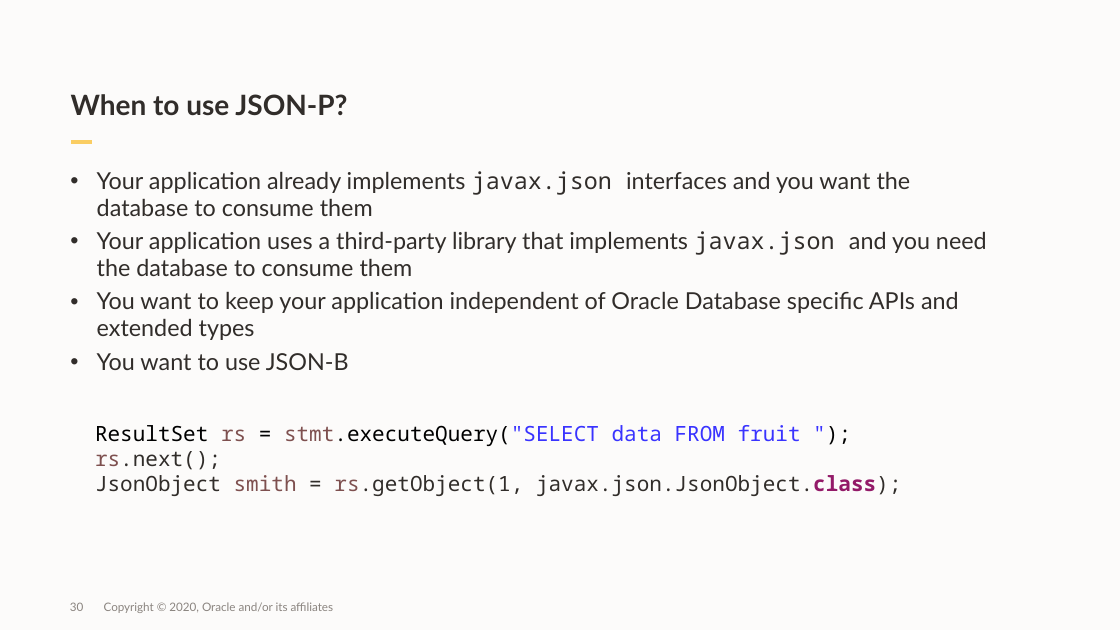
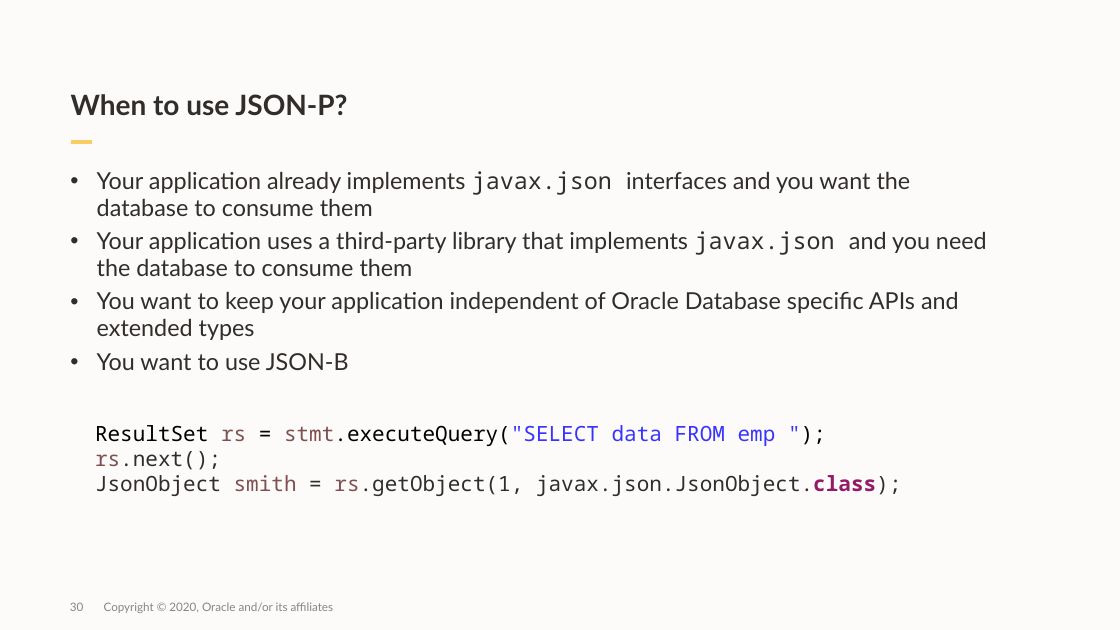
Before and after one commit to oracle/json-in-db, a slide deck: slide 30 of Presentations/jdbc-json.pptx. Drawn at 1120x630 pixels with LibreOffice and Linux fonts; fonts in the diff are those of the drawing; background and template pictures are left out. Boxes give left, top, right and bottom in pixels: in the first picture for what was removed or moved away, otherwise in the second. Text is boxed around its words. In the diff, an @@ line names an element or a change of style, - is before the commit and + after.

```diff
--- a/Presentations/jdbc-json.pptx
+++ b/Presentations/jdbc-json.pptx
@@ text at (x1=95, y1=425, x2=776, y2=446): text changed @@
-ResultSet rs = stmt.executeQuery("SELECT data FROM fruit ");
+ResultSet rs = stmt.executeQuery("SELECT data FROM emp ");
```
Also in this commit, not shown: 1 other slide changed, 1 other file.
